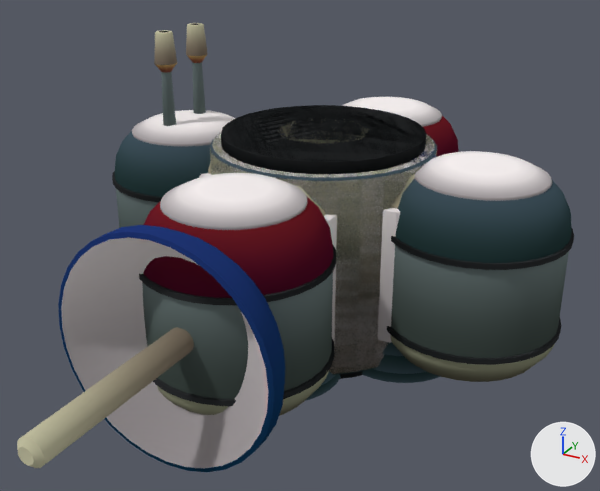
A saved change to the Blender file Blender/rocket.blend.
Camera for both pictures: a 50 mm camera at (3.26, -6.35, 4.02) aimed at (0.11, -0.62, 1.15). Lighting does not change. The marker at lower right points along +X, +Y and +Z.

Script lines for the objects in view, before the commit:
```python
ob_fueltank = bpy.data.objects.new('FuelTank', me_cylinder_005)
ob_fueltank.location = (0.0, 0.0, 0.0)
ob_fueltank.rotation_euler = (1.571, 0.0, 0.0)  # degrees (90, 0, 0)
ob_lifesupport = bpy.data.objects.new('LifeSupport', me_cylinder_001)
ob_lifesupport.location = (0.0, 0.0, 0.0)
ob_lifesupport.rotation_euler = (1.571, 0.0, 0.0)  # degrees (90, 0, 0)
ob_probe = bpy.data.objects.new('Probe', me_cylinder_003)
ob_probe.location = (0.0, 0.0, 0.0)
ob_probe.rotation_euler = (1.571, 0.0, 0.0)  # degrees (90, 0, 0)
ob_probe_dish = bpy.data.objects.new('Probe_Dish', me_cylinder_007)
ob_probe_dish.location = (0.0, -1.465, 0.964)
ob_probe_dish.rotation_euler = (1.571, 0.0, 0.0)  # degrees (90, 0, 0)
ob_thruster_0 = bpy.data.objects.new('Thruster_0', me_cylinder)
ob_thruster_0.location = (0.0, 0.0, 0.0)
ob_thruster_0.rotation_euler = (1.571, 0.0, 0.0)  # degrees (90, 0, 0)
ob_top = bpy.data.objects.new('Top', me_cylinder_006)
ob_top.location = (0.0, 0.0, 0.0)
ob_top.rotation_euler = (1.571, 0.0, 0.0)  # degrees (90, 0, 0)
ob_top.scale = (1.0, 1.0, 1.01)
ob_weapon = bpy.data.objects.new('Weapon', me_cylinder_002)
ob_weapon.location = (0.0, 0.0, 0.0)
ob_weapon.rotation_euler = (1.571, 0.0, 0.0)  # degrees (90, 0, 0)
ob_weapon_barrels = bpy.data.objects.new('Weapon_Barrels', me_cylinder_015)
ob_weapon_barrels.location = (-1.5, 0.0, 1.178)
ob_weapon_barrels.scale = (0.875, 0.875, 0.875)
```
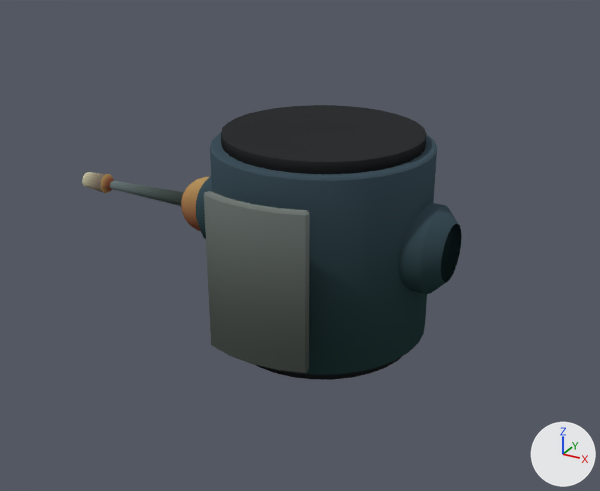
What the commit changed:
me_cylinder_015 is used by ob_weapon_barrels; location (-1.5, 0.0, 1.178); scale (0.875, 0.875, 0.875).
me_cylinder_015 had 336 vertices, 292 faces and spanned x -0.12..0.12, y -0.4..0.4, z 0.07..1.82.
me_cylinder_015 now has 434 vertices, 434 faces and spans x -1.59..0.28, y -0.28..0.28, z -0.28..0.28.
me_cylinder_015 part 1: the loose piece of 168 vertices spanning x -0.12..0.12, y -0.4..-0.16, z 0.07..1.82 is multiplied about its middle by the matrix ((0.0, 0.0, -0.875), (0.875, 0.0, 0.0), (0.0, -0.875, 0.0)), then moved by (-0.82, 0.28, -0.94).
me_cylinder_015 part 2: a new loose piece, a UV sphere (24 segments, 12 rings, poles along x) spanning x -0.28..0.28, y -0.28..0.28, z -0.28..0.28, in mat_gradmat (picture img_gradient_palette_png).
me_cylinder_015 part 3: the loose piece of 168 vertices spanning x -0.12..0.12, y 0.16..0.4, z 0.07..1.82 is deleted.
Object 'Thruster_0' (ob_thruster_0) is now hidden.
Object 'FuelTank' (ob_fueltank) is now hidden.
Object 'Top' (ob_top) is now hidden.
Object 'LifeSupport' (ob_lifesupport) is now hidden.
Object 'Probe' (ob_probe) is now hidden.
Object 'Probe_Dish' (ob_probe_dish) is now hidden.
Object 'Weapon_Barrels' (ob_weapon_barrels) is rescaled from (0.875, 0.875, 0.875) to (1.0, 1.0, 1.0).
Object 'Weapon_Barrels' (ob_weapon_barrels) moves from (-1.5, 0.0, 1.178) to (-1.261, 0.0, 1.068).
Object 'Weapon_Barrels' (ob_weapon_barrels) turns from (0, 0, 0) to (90, 0, 0) degrees about x, y and z.

Where the change shows, as pixel boxes (x1, y1, x2, y2) in the pictures (600 x 491 px; the box of a moved part takes in the faces that stretch with it):
'FuelTank', hidden
    before: (112, 97, 574, 416)
'Probe_Dish', hidden
    before: (17, 225, 285, 472)
'Probe', hidden (black)
    before: (210, 105, 437, 374)
'LifeSupport', hidden
    before: (199, 133, 436, 379)
'Weapon_Barrels', reshaped, moved, turned, rescaled
    before: (154, 23, 208, 126)
    after: (82, 172, 209, 231)
'Thruster_0', hidden (black)
    before: (208, 135, 440, 401)
'Top', hidden
    before: (279, 118, 368, 144)
part 1 of me_cylinder_015, moved or reshaped
    before: (154, 30, 177, 126)
    after: (82, 172, 184, 206)
part 2 of me_cylinder_015, added (brown)
    after: (181, 177, 209, 231)
part 3 of me_cylinder_015, deleted
    before: (186, 23, 208, 114)
'Weapon', unchanged, uncovered by the edit
    before: (210, 105, 437, 375)
    after: (196, 105, 462, 380)
